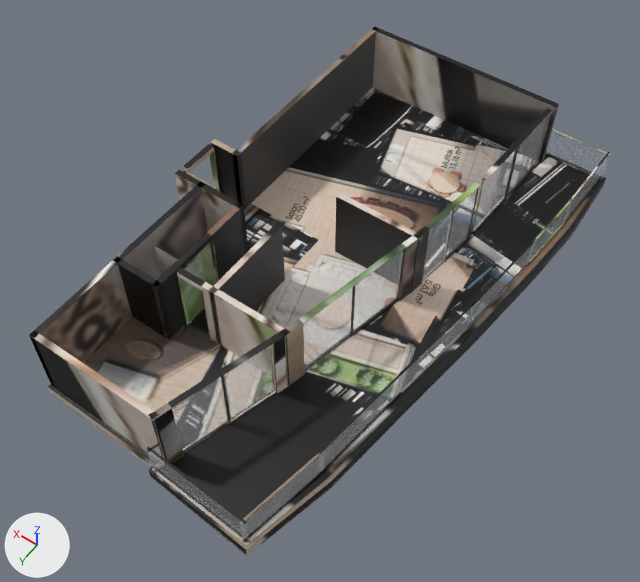
The glTF model akasya-3d/koru-5/model.glb: old version first, new version second.
Camera for both pictures: a 50 mm camera at (-8.88, 13.27, 19.48) aimed at (-0.14, 1.04, 0.26). The lights are fixed; the arrows at lower left show +X, +Y and +Z. The picture after the commit comes second. Where no turn or scale is listed for an object, it has been applied to the vertices. Vertices at exactly the same position are counted once.
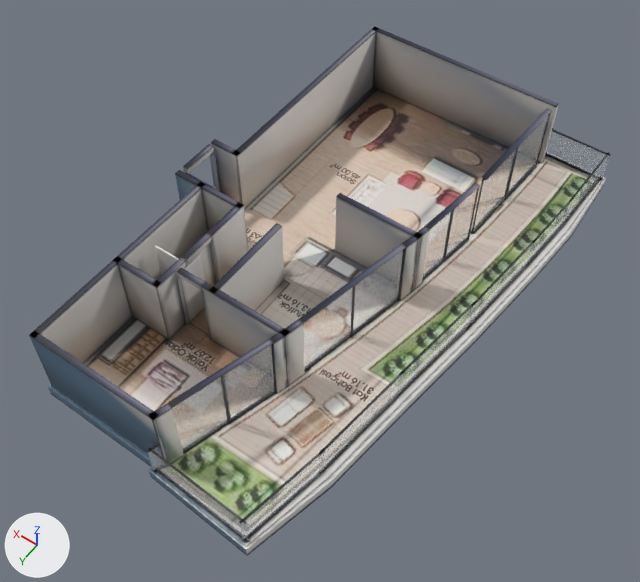
What differs and where, as boxes [x1, y1, x2, y2] in the pictures (640 x 582 px):
'Mesh_0', surface changed
    both: [29, 26, 611, 556]
part 1 of me_mesh_0, reshaped
    before: [51, 200, 570, 471]
    after: [48, 27, 606, 550]
part 2 of me_mesh_0, surface changed
    both: [29, 26, 611, 556]

What changed in the scene script:
```text
Change mat_baked:
    where n3 = _N.new('ShaderNodeMapping'); n3.name = 'Mapping'
    n3.inputs[1].default_value: (0.000897, -14.98, 0.0) -> (0.000724, -14.97, 0.0)  # 'Location'
    n3.inputs[3].default_value: (13.49, 15.97, 1.0) -> (15.98, 15.97, 1.0)  # 'Scale'
Change me_mesh_0:
    used by ob_mesh_0; location = (-4.75, 7.91, -0.36)
    remove me_mesh_0.from_pydata(...)  # 1526 vertices, 2628 faces; spans x 0.0..9.4, y -15.8..0.0, z 0.0..2.6
    add me_mesh_0.from_pydata(...)  # 1915 vertices, 3458 faces; spans x 0.0..9.4, y -15.8..0.0, z 0.0..2.6
    me_mesh_0 part 1: 8 vertices moved within x 0.5..8.6, y -11.2..-0.5, z 0.3..0.4; 4 vertices removed from x 0.5, y -11.2, z 0.4..1.4; 391 vertices added at x 0.4..8.6, y -15.4..-0.4, z 0.0..2.6
    me_mesh_0 part 2: 2089 kept faces spanning x 0.0..9.4, y -15.8..0.0, z 0.0..2.6 get new texture (UV) coordinates
    other edits to the shape of me_mesh_0 do not show in these pictures
```
